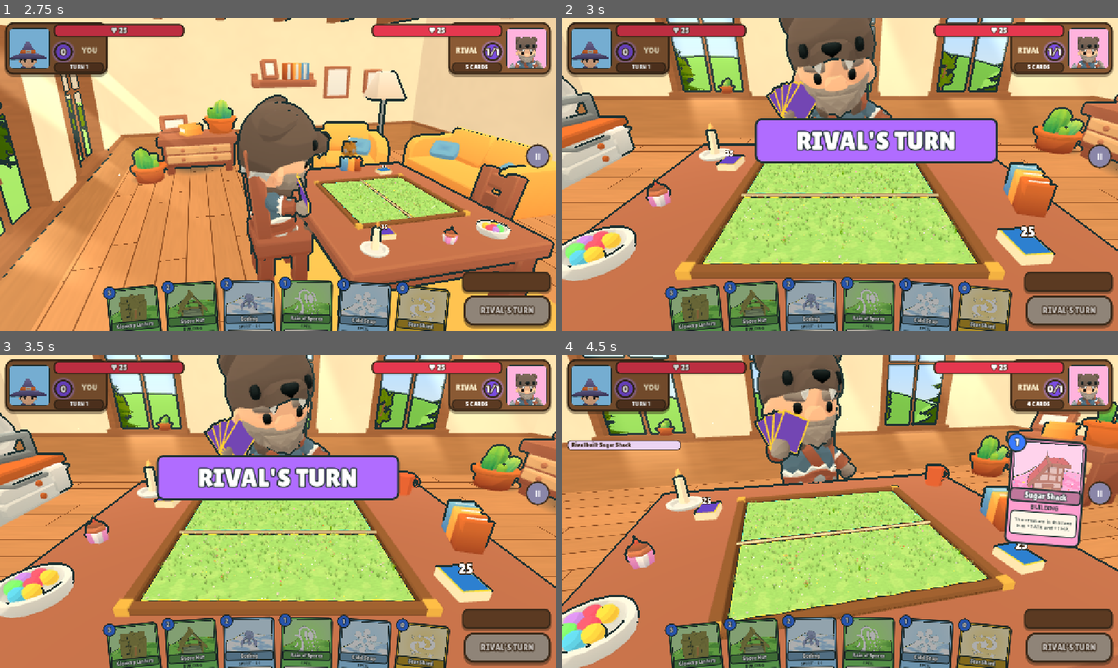
Above: before the commit, frames 1-4 (two rows, left to right).
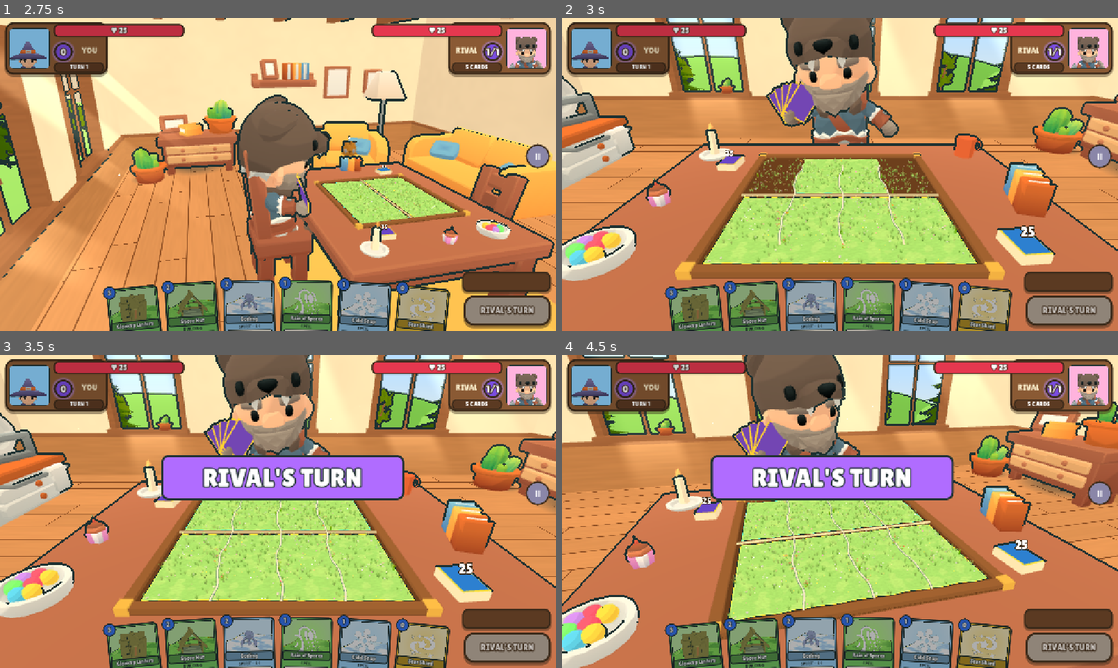
Above: after the commit, the same moments.

Repository: muriarty1893/cardwards
Game: Godot game, scene res://menus/main_menu.tscn
Same seed, same stepped clock (60 frames per second), same inputs: the game is played once before the commit and once after it.
Inputs (mouse positions are in pixels of both pictures, inside the frame that each line leads up to):
- Up to frame 1 (2.75 s): click "Easy" at 0.5 s; click "Easy" at 1.25 s; click "PLAY" at 2 s
- Up to frame 2 (3 s): tap Enter at 2.75 s; drag from (695, 321) to (895, 105) at 2.77 s
- Up to frame 3 (3.5 s): no input
- Up to frame 4 (4.5 s): drag from (756, 655) to (812, 574) at 3.52 s; move the mouse to (812, 652) at 4.27 s; hold Right from 4.28 s (still down); hold E from 4.28 s (still down); click (812, 652) at 4.42 s

Frame 1 is identical in both runs. In frame 2, 9.5% of the frame differs, in the area x 25-79%, y 0-79%; in frame 3, 4.3%; in frame 4, 16%, in the area x 1-95%, y 0-82%.

Commit message:
feat: lane separator lines split the board after the intro
Co-Authored-By: Claude Opus 5.5 <noreply@anthropic.com>

Diff:
--- /dev/null
+++ b/tests/test_separators.gd
@@ -0,0 +1,66 @@
+extends TestCase
+## Board look 2, spec 1.3: lane separator ribbons follow the curves and appear when the board splits after the intro.
+
+const LANDS: Array[Array] = [[4, 4, 4, 4], [4, 4, 4, 4]]
+
+
+func _board(lay: BoardLayout) -> Board:
+	var b := Board.new()
+	(Engine.get_main_loop() as SceneTree).root.add_child(b)
+	b.build(LANDS, lay)
+	return b
+
+
+func test_hidden_before_reveal() -> bool:
+	var b: Board = _board(BoardLayout.make(3))
+	assert_true(not b.split_revealed, "not split before the reveal")
+	assert_eq(b.separators.reveal, 0.0, "ribbons hidden before the reveal")
+	assert_eq(b.separators.ribbon_count(), 3, "three ribbons, one per inner border")
+	b.free()
+	return true
+
+
+func test_reveal_instant() -> bool:
+	var b: Board = _board(BoardLayout.make(3))
+	var done: Array[bool] = [false]
+	b.split_done.connect(func() -> void: done[0] = true)
+	b.reveal_split(false)
+	assert_true(b.split_revealed, "split after reveal_split")
+	assert_eq(b.separators.reveal, 1.0, "ribbons fully drawn")
+	assert_true(done[0], "split_done fired")
+	for p: int in 2:
+		for l: int in 4:
+			assert_eq(b.island(p, l).position.y, 0.0, "tile p%d l%d at rest height" % [p, l])
+	b.free()
+	return true
+
+
+func test_reveal_animated_ends_drawn() -> bool:
+	var b: Board = _board(BoardLayout.make(11))
+	var tree := Engine.get_main_loop() as SceneTree
+	await tree.process_frame
+	assert_true(b.is_inside_tree(), "board in the tree")
+	b.reveal_split(true)
+	assert_true(b.separators.reveal < 0.5, "an animated reveal starts hidden")
+	await b.split_done
+	assert_eq(b.separators.reveal, 1.0, "ribbons fully drawn when done")
+	await tree.create_timer(0.2).timeout
+	for p: int in 2:
+		for l: int in 4:
+			assert_true(absf(b.island(p, l).position.y) < 0.001, "tile p%d l%d settled" % [p, l])
+	b.free()
+	return true
+
+
+func test_ribbon_follows_curve() -> bool:
+	var lay: BoardLayout = BoardLayout.make(21)
+	var b: Board = _board(lay)
+	for i: int in 3:
+		var pts: PackedVector3Array = b.separators.centre_line(i)
+		assert_true(pts.size() >= 48, "ribbon %d sampled finely" % i)
+		assert_true(pts[0].z <= -BoardLayout.Z_END and pts[pts.size() - 1].z >= BoardLayout.Z_END, "ribbon %d spans the board" % i)
+		for v: Vector3 in pts:
+			assert_true(absf(v.x - lay.border_x(i, v.z)) < 0.001, "ribbon %d on its curve at z %.2f" % [i, v.z])
+			assert_true(v.y > Island.TOP_Y, "ribbon %d above the tiles" % i)
+	b.free()
+	return true
--- a/view/board/board.gd
+++ b/view/board/board.gd
@@ -28,9 +28,19 @@
 const FRAME_DARK := Color("#5b3a22")
 const BRASS := Color("#e0b04a")
 const SEAM_COLOR := Color("#ffe9a8")
+## Split reveal: line draw time, tile settle drop and stagger.
+const SPLIT_TIME := 0.6
+const SETTLE_DROP := 0.03
+const SETTLE_STAGGER := 0.08
 ## Ground cover within this distance of a creature leans away from it.
 const BEND_R := 0.4
+## Emitted when the split reveal (lines drawn, tiles settled) has finished.
+signal split_done
+
 var ambient: Ambient
+var separators: Separators
+## True once the board has split into lanes after the opening sweep.
+var split_revealed: bool = false
 ## The lane shapes for this match (river curves; straight until build() gets one).
 var layout: BoardLayout = BoardLayout.straight()
 var _density: float = -1.0
@@ -49,6 +59,9 @@
 			add_child(isl)
 			isl.setup(lands[p][l], p, l, _density, TileShape.of(layout, l, STRIP_Z[p]))
 			_islands[p].append(isl)
+	separators = Separators.new()
+	add_child(separators)
+	separators.build(layout)
 	var xs: Array[float] = []
 	for l: int in 4:
 		xs.append(lane_x(l))
@@ -57,6 +70,33 @@
 	apply_quality(Settings.quality)
 	if not Settings.changed.is_connected(_on_settings_changed):
 		Settings.changed.connect(_on_settings_changed)
+
+
+## Splits each side's slab into its four lanes: the separator lines draw outward from the seam and the tiles do a
+## small staggered settle (spec 1.3). Instant when `animate` is false. Emits split_done when finished.
+func reveal_split(animate: bool) -> void:
+	split_revealed = true
+	if not animate or not is_inside_tree():
+		separators.reveal = 1.0
+		for p: int in 2:
+			for isl: Island in _islands[p]:
+				isl.position.y = 0.0
+		split_done.emit()
+		return
+	separators.reveal = 0.0
+	var tw := create_tween()
+	tw.tween_property(separators, "reveal", 1.0, SPLIT_TIME).set_trans(Tween.TRANS_CUBIC).set_ease(Tween.EASE_OUT)
+	for p: int in 2:
+		for l: int in 4:
+			var isl: Island = _islands[p][l]
+			# Middle lanes first, then the outer ones; your side a beat after the rival's.
+			var order: int = (0 if l == 1 or l == 2 else 1) + p
+			var settle := isl.create_tween()
+			settle.tween_interval(order * SETTLE_STAGGER)
+			settle.tween_property(isl, "position:y", -SETTLE_DROP, 0.09).set_trans(Tween.TRANS_QUAD).set_ease(Tween.EASE_OUT)
+			settle.tween_property(isl, "position:y", 0.0, 0.22).set_trans(Tween.TRANS_BACK).set_ease(Tween.EASE_OUT)
+	await tw.finished
+	split_done.emit()
 
 
 ## Low: half the ambient particles and ground cover. (Light, shadows and MSAA are Room's.)
--- /dev/null
+++ b/view/board/separator.gdshader
@@ -0,0 +1,26 @@
+shader_type spatial;
+render_mode unshaded, cull_disabled;
+// A lane separator ribbon (board look 2, spec 1.2-1.3): cream with ink edges, drawn outward from the middle seam as
+// `reveal` goes 0 -> 1 (UV.y is world z / board half length, UV.x runs across the ribbon), with a warm glow at the
+// drawing tip.
+
+#include "res://view/look/color_space.gdshaderinc"
+
+uniform float reveal = 0.0;
+uniform vec3 cream : source_color = vec3(1.0, 0.953, 0.788);
+
+const vec3 INK = vec3(0.133, 0.2, 0.2);
+
+void fragment() {
+	float along = abs(UV.y);
+	if (along > reveal) {
+		discard;
+	}
+	float d = abs(UV.x - 0.5) * 2.0;
+	vec3 c = src_lin(cream);
+	vec3 col = mix(c, c * 0.82, smoothstep(0.1, 0.55, d));
+	col = mix(col, INK, smoothstep(0.62, 0.78, d));
+	float tip = smoothstep(0.1, 0.0, reveal - along) * (1.0 - smoothstep(0.97, 1.0, reveal));
+	col = mix(col, vec3(1.0, 0.85, 0.45), tip * 0.8);
+	ALBEDO = out_col(col);
+}
--- /dev/null
+++ b/view/board/separators.gd
@@ -0,0 +1,74 @@
+class_name Separators
+extends Node3D
+## The lines between lanes (board look 2, spec 1.2-1.3): one thin raised ribbon per inner border curve, running the
+## whole board. Hidden (reveal 0) until the board splits after the opening sweep, then drawn outward from the seam.
+
+const WIDTH := 0.1
+const HEIGHT := 0.025
+## Samples along the board.
+const SAMPLES := 72
+## Across-profile: offset (fraction of half width) and height (fraction of HEIGHT), a low rounded arch.
+const PROFILE: Array[Vector2] = [Vector2(-1.0, 0.0), Vector2(-0.55, 0.75), Vector2(0.0, 1.0), Vector2(0.55, 0.75), Vector2(1.0, 0.0)]
+## Over the board ends a little so the ribbon reaches the frame.
+const OVERHANG := 0.04
+
+var reveal: float = 0.0:
+	set(v):
+		reveal = clampf(v, 0.0, 1.0)
+		if _mat:
+			_mat.set_shader_parameter("reveal", reveal)
+var _mat: ShaderMaterial
+var _lines: Array[PackedVector3Array] = []
+
+
+func build(layout: BoardLayout) -> void:
+	name = "Separators"
+	_mat = ShaderMaterial.new()
+	_mat.shader = load("res://view/board/separator.gdshader") as Shader
+	_mat.set_shader_parameter("reveal", reveal)
+	for i: int in 3:
+		var line := PackedVector3Array()
+		var z_end: float = BoardLayout.Z_END + OVERHANG
+		for k: int in SAMPLES:
+			var z: float = lerpf(-z_end, z_end, k / float(SAMPLES - 1))
+			line.append(Vector3(layout.border_x(i, z), Island.TOP_Y + HEIGHT, z))
+		_lines.append(line)
+		var mi := MeshInstance3D.new()
+		mi.name = "Ribbon%d" % i
+		mi.mesh = _ribbon(layout, i, z_end)
+		mi.material_override = _mat
+		mi.cast_shadow = GeometryInstance3D.SHADOW_CASTING_SETTING_OFF
+		add_child(mi)
+
+
+func ribbon_count() -> int:
+	return _lines.size()
+
+
+## Ribbon i's top centre line (world space).
+func centre_line(i: int) -> PackedVector3Array:
+	return _lines[i]
+
+
+func _ribbon(layout: BoardLayout, i: int, z_end: float) -> ArrayMesh:
+	var st := SurfaceTool.new()
+	st.begin(Mesh.PRIMITIVE_TRIANGLES)
+	var cols: int = PROFILE.size()
+	for k: int in SAMPLES:
+		var z: float = lerpf(-z_end, z_end, k / float(SAMPLES - 1))
+		var x: float = layout.border_x(i, z)
+		var slope: float = (layout.border_x(i, z + 0.01) - layout.border_x(i, z - 0.01)) / 0.02
+		var across := Vector2(1.0, -slope).normalized()
+		for j: int in cols:
+			var pr: Vector2 = PROFILE[j]
+			var off: float = pr.x * WIDTH / 2.0
+			st.set_uv(Vector2(float(j) / float(cols - 1), z / z_end))
+			st.set_normal(Vector3.UP)
+			st.add_vertex(Vector3(x + across.x * off, Island.TOP_Y + 0.004 + pr.y * HEIGHT, z + across.y * off))
+	for k: int in SAMPLES - 1:
+		for j: int in cols - 1:
+			var a: int = k * cols + j
+			var b: int = a + cols
+			st.add_index(a); st.add_index(b); st.add_index(a + 1)
+			st.add_index(a + 1); st.add_index(b); st.add_index(b + 1)
+	return st.commit()
--- a/view/match.gd
+++ b/view/match.gd
@@ -134,7 +134,9 @@
 	refresh_ui()
 	if _wants_sweep():
 		await rig.play_sweep()
+		await board.reveal_split(true)
 	else:
+		board.reveal_split(false)
 		await get_tree().create_timer(0.4).timeout
 	await player.play(opening)
 	if state.active == AI:
Not shown, added: tests/test_separators.gd.uid
Not shown, added: view/board/separator.gdshader.uid
Not shown, added: view/board/separators.gd.uid
